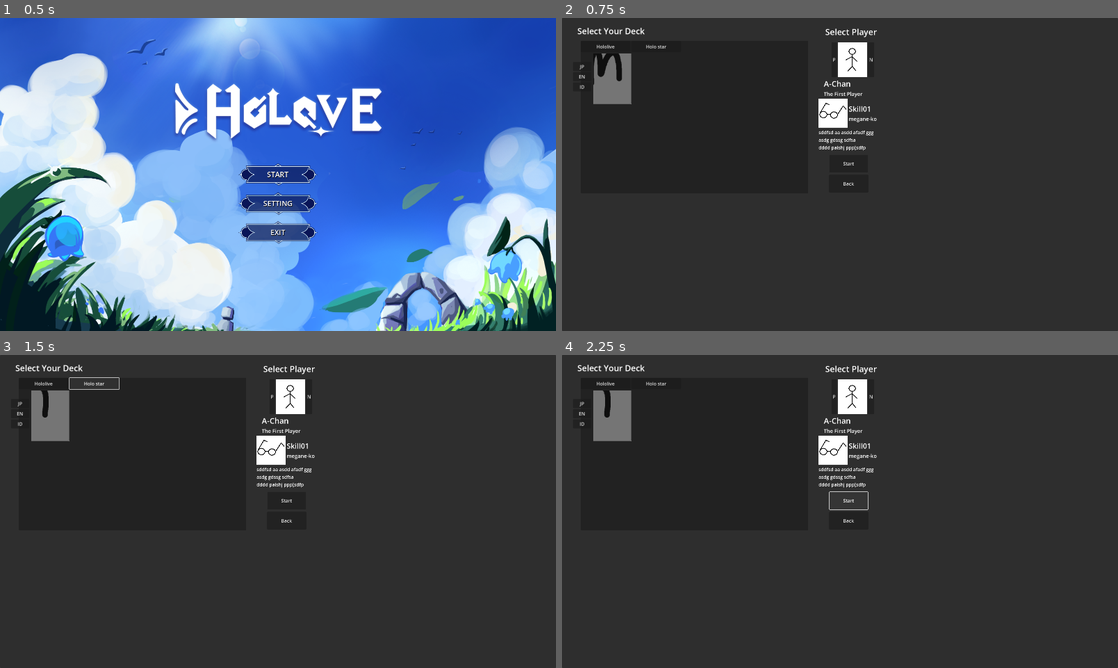
Above: before the commit, frames 1-4 (two rows, left to right).
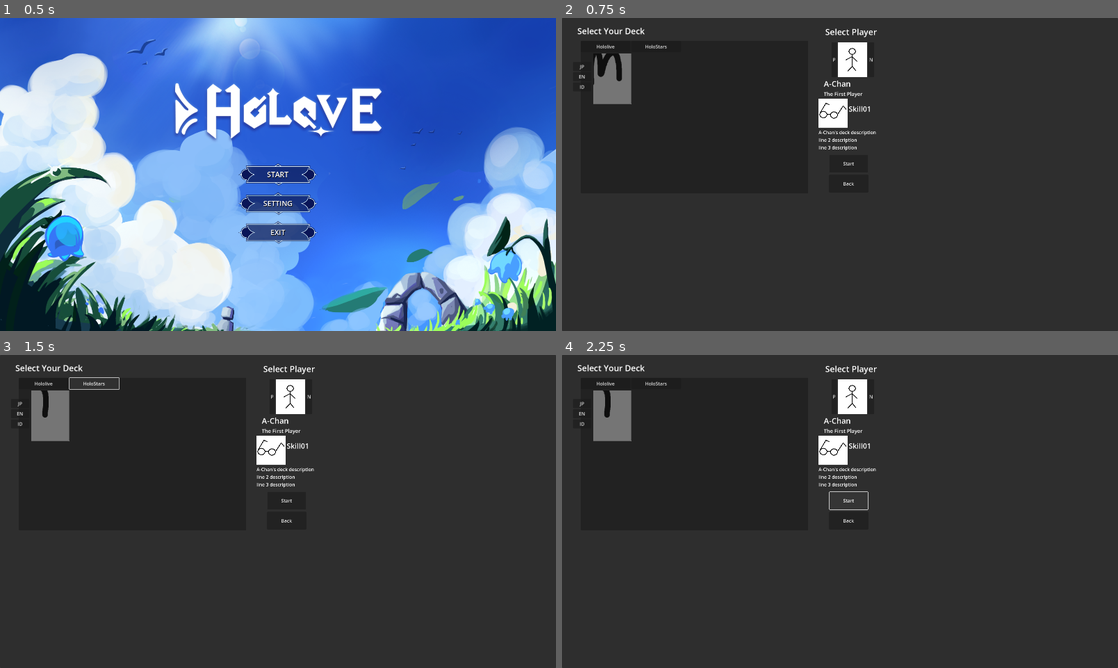
Above: after the commit, the same moments.

Repository: jakkrapan-art/holo.ve
Game: Godot game, scene res://scenes/main_menu.tscn
Same seed, same stepped clock (60 frames per second), same inputs: the game is played once before the commit and once after it.
Inputs:
- Up to frame 1 (0.5 s): no input
- Up to frame 2 (0.75 s): click "START" at 0.5 s
- Up to frame 3 (1.5 s): click "Holo star" (after the commit: "HoloStars") at 1.25 s
- Up to frame 4 (2.25 s): click "Start" at 2 s

Frame 1 is identical in both runs. In frame 2, 0.3% of the frame differs, in the area x 15-57%, y 8-43%; in frame 3, 0.3%; in frame 4, 0.3%.
Error in both runs: Invalid access to property or key 'name' on a base object of type 'Dictionary'. (res://scripts/ui_scenes/deck_selection.gd:88)

Commit message:
fix manager description text

Diff:
--- a/resources/ui_component/deck_selection.tscn
+++ b/resources/ui_component/deck_selection.tscn
@@ -1,8 +1,10 @@
-[gd_scene load_steps=4 format=3 uid="uid://drdktrtd7dqo"]
+[gd_scene load_steps=5 format=3 uid="uid://drdktrtd7dqo"]
 
 [ext_resource type="Script" path="res://scripts/ui_scenes/deck_selection.gd" id="1_c6p8i"]
 [ext_resource type="Texture2D" uid="uid://dgvgrhrg7mp83" path="res://resources/stick01.png" id="2_ilsgx"]
 [ext_resource type="Texture2D" uid="uid://bie6v8keq3w1h" path="res://resources/skill01.png" id="3_bw8ah"]
+
+[sub_resource type="LabelSettings" id="LabelSettings_m8ldg"]
 
 [node name="DeckSelection" type="Panel"]
 anchors_preset = 15
@@ -42,7 +44,7 @@
 [node name="Holostars" type="Button" parent="MainPanel/GenGroupContainer"]
 layout_mode = 2
 size_flags_horizontal = 3
-text = "Holo star"
+text = "HoloStars"
 
 [node name="DeckContainer" type="GridContainer" parent="MainPanel"]
 layout_mode = 0
@@ -142,13 +144,13 @@
 [node name="PSkillSubName" type="Label" parent="SubPanel/SkillContainer/VBoxContainer"]
 layout_mode = 2
 theme_override_font_sizes/font_size = 18
-text = "megane-ko"
 
 [node name="SkillDesc" type="Label" parent="SubPanel"]
 layout_mode = 2
-text = "sddfsd aa asdd afadf ggg
-asdg gdssg sdfsa
-dddd paishj ppp[sdfp"
+text = "A-Chan's deck description
+line 2 description
+line 3 description"
+label_settings = SubResource("LabelSettings_m8ldg")
 autowrap_mode = 1
 
 [node name="Start" type="Button" parent="."]
